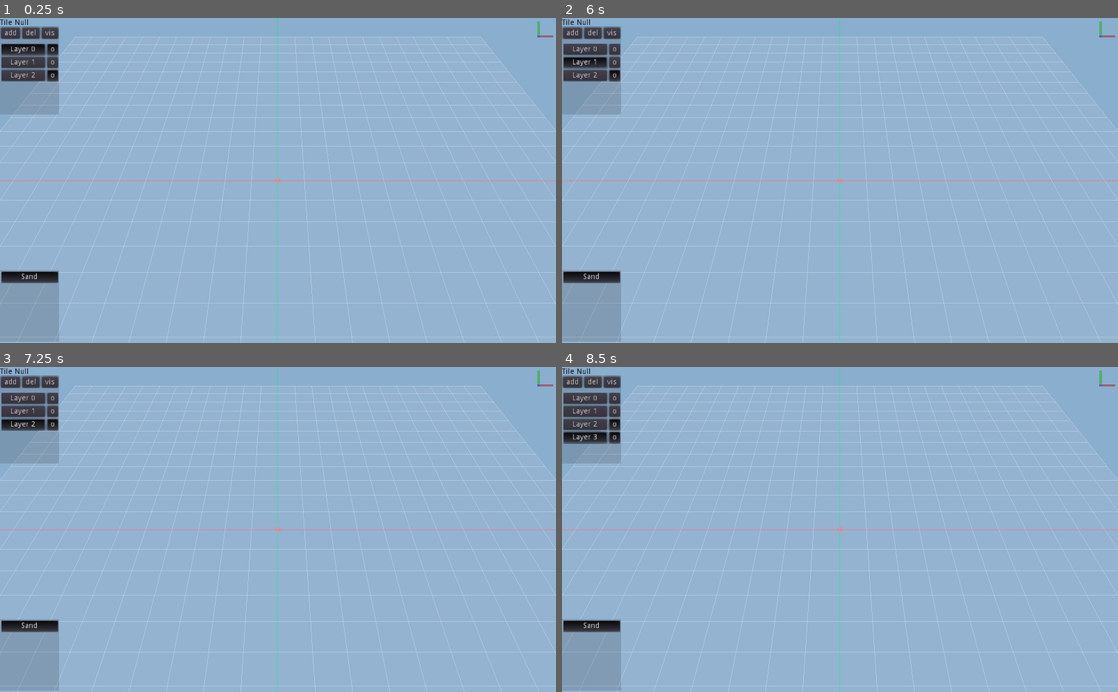
Above: before the commit, frames 1-4 (two rows, left to right).
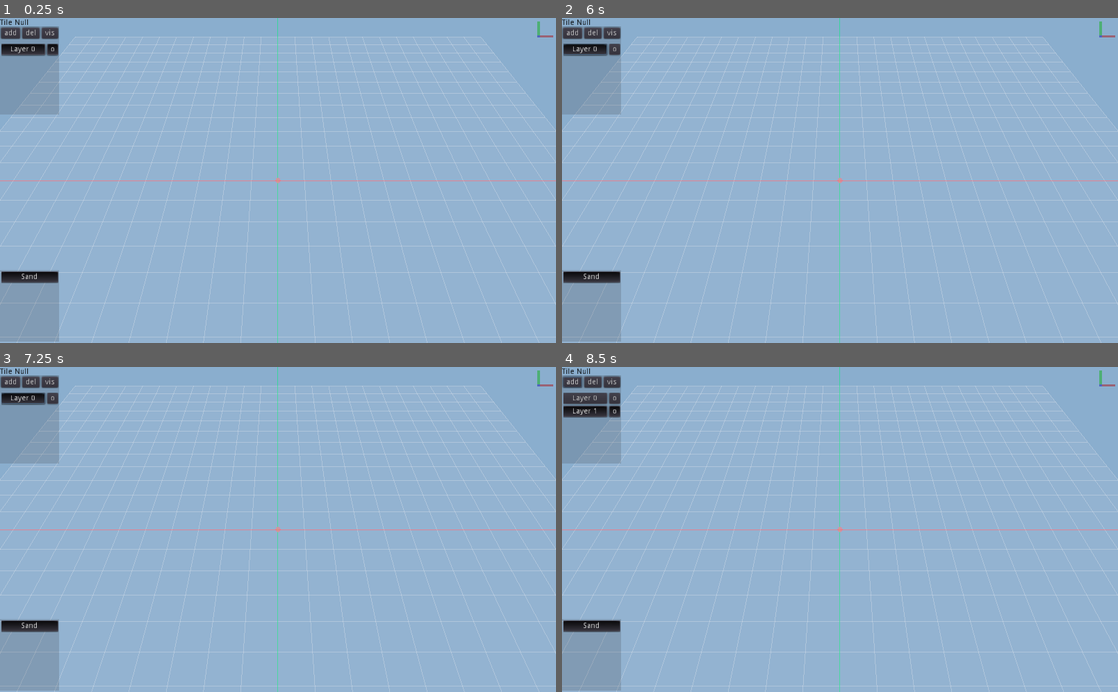
Above: after the commit, the same moments.

Repository: erlend-sh/good-south
Game: Godot game, scene res://Spatial.tscn
The game is run twice, just before and just after one commit, with the same random seed, the same clock (stepped at 60 frames per second) and the same inputs.
Inputs (mouse positions are in pixels of both pictures, inside the frame that each line leads up to):
- Up to frame 1 (0.25 s): no input
- Up to frame 2 (6 s): click "add" at 0.5 s; click "del" at 1.25 s; click "vis" at 2 s; click "Sand" at 2.75 s; click "vis" at 3.5 s; click "Layer 0" at 4.25 s; click "o" at 5 s; click "Layer 1" (after the commit: "Layer 0") at 5.75 s
- Up to frame 3 (7.25 s): click "Layer 2" (after the commit: "Layer 0") at 6.5 s
- Up to frame 4 (8.5 s): click "add" at 7.25 s; click (584, 438) at 8 s, where only the run before the commit has a clickable "Layer 3"

The runs differ from the first frame. In frame 1, 0.9% of the frame differs, in the area x 0-100%, y 6-99%; in frame 2, 1.0%; in frame 3, 1.0%; in frame 4, 1.1%, in the area x 0-100%, y 2-99%.

Commit message:
Continues Drawing
added Continues drawing/erasing , cleaned some of the code

Diff:
--- a/Spatial.tscn
+++ b/Spatial.tscn
@@ -4,7 +4,7 @@
 [ext_resource path="res://src/scripts/camera.gd" type="Script" id=2]
 [ext_resource path="res://environment.tres" type="Environment" id=3]
 [ext_resource path="res://assets/meshes/Gizmo.mesh" type="ArrayMesh" id=4]
-[ext_resource path="res://LayersPanel.gd" type="Script" id=5]
+[ext_resource path="res://src/scripts/LayersPanel.gd" type="Script" id=5]
 [ext_resource path="res://assets/materials/default.material" type="Material" id=6]
 [ext_resource path="res://assets/meshes/TileIndecator.tres" type="PlaneMesh" id=7]
 
--- a/project.godot
+++ b/project.godot
@@ -10,7 +10,7 @@
 
 [application]
 
-config/name="GoodNorth"
+config/name="Good South"
 run/main_scene="res://Spatial.tscn"
 config/icon="res://icon.png"
 
--- a/src/scripts/Global.gd
+++ b/src/scripts/Global.gd
@@ -9,24 +9,14 @@
 var layers_panel : PanelContainer
 var layers_container : VBoxContainer
 var cam : MeshInstance
+var tiles_scroll : ScrollContainer
 var cur_layer := 0
 var layers_panel_visible := true
 var sorted_layers := []
-var cur_brush = 'sand'
 var tiles = {}
-var tiles_scroll : ScrollContainer
-
 
 var layers := {
 	'layer000': {
-		'tiles': {},
-		'visibility': true
-		},
-	'layer001': {
-		'tiles': {},
-		'visibility': false
-		},
-	'layer002': {
 		'tiles': {},
 		'visibility': true
 		}
@@ -69,9 +59,8 @@
 
 func _ready() -> void:
 	tiles = tileset_dir_contents('res://assets/meshes/tileset/')
-	print(tiles)
 	yield(get_tree(), 'idle_frame')
-	print('global_ready')
+	print_debug('global_ready')
 	for i in tiles.keys().size():
 		var _tile_button = tile_button.instance()
 		tiles_scroll.add_child(_tile_button)
@@ -116,7 +105,6 @@
 		else:
 			child.connect('toggled', layers_panel, '_on_layer_visibility_toggled', [child])
 			child.pressed = true
-	#print(layers.keys())
 
 func del_layer():
 	var _layer_ind = layers_group.get_pressed_button().get_parent().get_index()
@@ -130,7 +118,6 @@
 		_temp_layers['layer%s' % str(i).pad_zeros(3)] = layers[sorted_layers[i]]
 		layers_container.get_child(i).get_child(0).text = 'Layer %s' % i
 	layers = _temp_layers
-	print(layers)
 
 func sort_layers():
 	sorted_layers = layers.keys()
--- a/LayersPanel.gd
+++ b/src/scripts/LayersPanel.gd
@@ -9,7 +9,7 @@
 onready var layers_group = preload('res://src/Groups/LayersGroup.tres') as ButtonGroup
 
 func _ready() -> void:
-	print('layers_ready')
+	print_debug('layers_ready')
 	G.layers_panel = self
 	G.layers_container = layers_container
 	G.layers_group = layers_group
--- a/src/scripts/camera.gd
+++ b/src/scripts/camera.gd
@@ -10,6 +10,7 @@
 const CUR_TILE_ROT := 3
 const _dirs := [Vector3.LEFT, Vector3.FORWARD, Vector3.RIGHT, Vector3.BACK]
 
+
 onready var cam = get_node('3dCam') as Camera
 onready var tilemap = get_node('../TileMap3D') as Node
 onready var ray = get_node('../RayCast') as RayCast
@@ -17,6 +18,9 @@
 onready var gizmo_cam = get_node('../CanvasLayer/UI/Viewport/Viewport/Cam') as Spatial
 onready var tile_label = get_node('../CanvasLayer/UI/VBox/Tile') as Label
 
+
+var is_drawing = false
+var is_erasing = false
 var _trans := translation
 var _rot := rotation_degrees
 var is_rotating := false
@@ -57,7 +61,7 @@
 
 func draw_tile():
 	if has_same_tile(tile_pos):
-		print('same_tile')
+		print_debug('same_tile')
 		return
 	var _tile = tile_indecator.duplicate()
 	tilemap.add_child(_tile)
@@ -77,7 +81,6 @@
 		cur_tile, # tile name ie: solo/corner/middle/edge/solo_edge/solo_corner
 		tile_indecator.rotation_degrees # Mesh Rotation
 		]
-	print(G.layers)
 
 func remove_tile():
 	if has_tile(tile_pos):
@@ -100,7 +103,6 @@
 					for j in _dirs.size():
 						if has_same_tile(tile_pos + _dirs[i] + _dirs[j]):
 							neighs_of_neighs[i][j] = true
-					#prints( "NON", i , neighs_of_neighs[i])
 					var _tile_name = ''
 					var _tile = MeshInstance.new()
 					tilemap.add_child(_tile)
@@ -112,85 +114,71 @@
 							_tile_name = 'solo'
 						# case one
 						[true, false, false, false]: # has left neigh
-							#print('has_left')
 							_tile.mesh = G.tiles[cur_tile_name]['solo_edge']
 							_tile.rotation_degrees.y = 0
 							_tile_name = 'solo_edge'
 						[false, true, false, false]: # has forward neigh
-							#print('has_forward')
 							_tile.mesh = G.tiles[cur_tile_name]['solo_edge']
 							_tile.rotation_degrees.y = -90
 							_tile_name = 'solo_edge'
 						[false, false, true, false]: # has right neigh
-							#print('has_right')
 							_tile.mesh = G.tiles[cur_tile_name]['solo_edge']
 							_tile.rotation_degrees.y = 180
 							_tile_name = 'solo_edge'
 						[false, false, false, true]: # has back neigh
-							#print('has_back')
 							_tile.mesh = G.tiles[cur_tile_name]['solo_edge']
 							_tile.rotation_degrees.y = 90
 							_tile_name = 'solo_edge'
 						# case two
 						[true, true, false, false]: # has left and forward neighs
-							#print('has_left_forward')
 							_tile.mesh = G.tiles[cur_tile_name]['corner']
 							_tile.rotation_degrees.y = 0
 							_tile_name = 'corner'
 						[true, false, true, false]: # has left and right neighs
-							#print('has_left_right')
 							_tile.mesh = G.tiles[cur_tile_name]['solo_middle']
 							_tile.rotation_degrees.y = 0
 							_tile_name = 'solo_middle'
 						[true, false, false, true]: # has left and back neighs
-							#print('has_left_back')
 							_tile.mesh = G.tiles[cur_tile_name]['corner']
 							_tile.rotation_degrees.y = 90
 							_tile_name = 'corner'
 						[false, true, true, false]: # has forward and right neighs
-							#print('has_forward_right')
 							_tile.mesh = G.tiles[cur_tile_name]['corner']
 							_tile.rotation_degrees.y = -90
 							_tile_name = 'corner'
 						[false, true, false, true]: # has forward and back neighs
-							#print('has_forward_back')
 							_tile.mesh = G.tiles[cur_tile_name]['solo_middle']
 							_tile.rotation_degrees.y = 90
 							_tile_name = 'solo_middle'
 						[false, false, true, true]: # has right and back neighs
-							#print('has_right_back')
 							_tile.mesh = G.tiles[cur_tile_name]['corner']
 							_tile.rotation_degrees.y = 180
 							_tile_name = 'corner'
 						# case three
 						[true, true, true, false]: # has left, right and forward neighs
-							#print('has_left_forward_right')
 							_tile.mesh = G.tiles[cur_tile_name]['edge']
 							_tile.rotation_degrees.y = -90
 							_tile_name = 'edge'
 						[false, true, true, true]: # has forward, right and back neighs
-							#print('has_forward_right_back')
 							_tile.mesh = G.tiles[cur_tile_name]['edge']
 							_tile.rotation_degrees.y = 180
 							_tile_name = 'edge'
 						[true, false, true, true]: # has left, right and back neighs
-							#print('has_left_right_back')
 							_tile.mesh = G.tiles[cur_tile_name]['edge']
 							_tile.rotation_degrees.y = 90
 							_tile_name = 'edge'
 						[true, true, false, true]: # has left, forward and back neighs
-							#print('has_left_forward_back')
 							_tile.mesh = G.tiles[cur_tile_name]['edge']
 							_tile.rotation_degrees.y = 0
 							_tile_name = 'edge'
 						# case four
 						[true, true, true, true]: # has all neighs
-							#print('has_all')
 							_tile.mesh = G.tiles[cur_tile_name]['middle']
 							_tile.rotation_degrees.y = 0
 							_tile_name = 'middle'
 						_:
-							prints('something else !', neighs_of_neighs[i])
+							print_debug('something else !')
+							pass
 					_tile.translation = get_tiles()[tile_pos + _dirs[i]][CUR_TILE_NODE].translation
 					get_tiles()[tile_pos + _dirs[i]][CUR_TILE_NODE].free()
 					get_tiles()[tile_pos + _dirs[i]] = [
@@ -200,6 +188,7 @@
 						_tile.rotation_degrees
 					]
 
+
 func _input(event: InputEvent) -> void:
 	if Input.is_action_pressed('shift') && !is_rotating:
 		if !shift_pressed:
@@ -219,14 +208,20 @@
 		if event.button_index == BUTTON_LEFT:
 			if event.is_pressed():
 				if !is_rotating && !is_panning && tile_indecator.visible == true:
-					print('draw')
+					is_drawing = true
 					draw_tile()
+			else:
+				is_drawing = false
 
 		if event.button_index == BUTTON_RIGHT:
 			if event.is_pressed():
 				if !is_rotating && !is_panning && tile_indecator.visible == true:
-					print('remove')
+					is_erasing = true
 					remove_tile()
+					tile_indecator.mesh = G.plane_tile
+			else:
+				is_erasing = false
+				cur_pos = -Vector3.ONE
 
 		if event.button_index == BUTTON_MIDDLE:
 			if event.is_pressed():
@@ -309,92 +304,78 @@
 					for i in _dirs.size():
 						if has_same_tile(tile_pos + _dirs[i]):
 							neighbors[i] = true
-					prints('N', neighbors)
 					if neighbors.has(true):
 						has_backup = true
 						for i in neighbors.size():
 							match neighbors:
 								# case one
 								[true, false, false, false]: # has left neigh
-									print('has_left')
 									tile_indecator.mesh = G.tiles[cur_tile_name]['solo_edge']
 									tile_indecator.rotation_degrees.y = 0
 									cur_tile = 'solo_edge'
 								[false, true, false, false]: # has forward neigh
-									print('has_forward')
 									tile_indecator.mesh = G.tiles[cur_tile_name]['solo_edge']
 									tile_indecator.rotation_degrees.y = -90
 									cur_tile = 'solo_edge'
 								[false, false, true, false]: # has right neigh
-									print('has_right')
 									tile_indecator.mesh = G.tiles[cur_tile_name]['solo_edge']
 									tile_indecator.rotation_degrees.y = 180
 									cur_tile = 'solo_edge'
 								[false, false, false, true]: # has back neigh
-									print('has_back')
 									tile_indecator.mesh = G.tiles[cur_tile_name]['solo_edge']
 									tile_indecator.rotation_degrees.y = 90
 									cur_tile = 'solo_edge'
 								# case two
 								[true, true, false, false]: # has left and forward neighs
-									print('has_left_forward')
 									tile_indecator.mesh = G.tiles[cur_tile_name]['corner']
 									tile_indecator.rotation_degrees.y = 0
 									cur_tile = 'corner'
 								[true, false, true, false]: # has left and right neighs
-									print('has_left_right')
 									tile_indecator.mesh = G.tiles[cur_tile_name]['solo_middle']
 									tile_indecator.rotation_degrees.y = 0
 									cur_tile = 'solo_middle'
 								[true, false, false, true]: # has left and back neighs
-									print('has_left_back')
 									tile_indecator.mesh = G.tiles[cur_tile_name]['corner']
 									tile_indecator.rotation_degrees.y = 90
 									cur_tile = 'corner'
 								[false, true, true, false]: # has forward and right neighs
-									print('has_forward_right')
 									tile_indecator.mesh = G.tiles[cur_tile_name]['corner']
 									tile_indecator.rotation_degrees.y = -90
 									cur_tile = 'corner'
 								[false, true, false, true]: # has forward and back neighs
-									print('has_forward_back')
 									tile_indecator.mesh = G.tiles[cur_tile_name]['solo_middle']
 									tile_indecator.rotation_degrees.y = 90
 									cur_tile = 'solo_middle'
 								[false, false, true, true]: # has right and back neighs
-									print('has_right_back')
 									tile_indecator.mesh = G.tiles[cur_tile_name]['corner']
 									tile_indecator.rotation_degrees.y = 180
 									cur_tile = 'corner'
 								# case three
 								[true, true, true, false]: # has left, right and forward neighs
-									print('has_left_forward_right')
 									tile_indecator.mesh = G.tiles[cur_tile_name]['edge']
 									tile_indecator.rotation_degrees.y = -90
 									cur_tile = 'edge'
 								[false, true, true, true]: # has forward, right and back neighs
-									print('has_forward_right_back')
 									tile_indecator.mesh = G.tiles[cur_tile_name]['edge']
 									tile_indecator.rotation_degrees.y = 180
 									cur_tile = 'edge'
 								[true, false, true, true]: # has left, right and back neighs
-									print('has_left_right_back')
 									tile_indecator.mesh = G.tiles[cur_tile_name]['edge']
 									tile_indecator.rotation_degrees.y = 90
 									cur_tile = 'edge'
 								[true, true, false, true]: # has left, forward and back neighs
-									print('has_left_forward_back')
 									tile_indecator.mesh = G.tiles[cur_tile_name]['edge']
 									tile_indecator.rotation_degrees.y = 0
 									cur_tile = 'edge'
 								# case four
 								[true, true, true, true]: # has all neighs
-									print('has_all')
 									tile_indecator.mesh = G.tiles[cur_tile_name]['middle']
 									tile_indecator.rotation_degrees.y = 0
 									cur_tile = 'middle'
 								_:
-									prints('something else !', neighbors[i])
+									print_debug('something else !')
+									pass
+
 
 							if neighbors[i]:
 								for j in _dirs.size():
@@ -403,7 +384,6 @@
 										continue
 									if has_same_tile(tile_pos + _dirs[i] + _dirs[j]):
 										neighs_of_neighs[i][j] = true
-								#prints( "NON", i , neighs_of_neighs[i])
 								var _tile_name = ''
 								tiles_backup[i] = get_tiles()[tile_pos + _dirs[i]][CUR_TILE_NODE]
 								tiles_backup[i].hide()
@@ -414,85 +394,71 @@
 								match neighs_of_neighs[i]:
 									# case one
 									[true, false, false, false]: # has left neigh
-										#print('has_left')
 										_tile.mesh = G.tiles[cur_tile_name]['solo_edge']
 										_tile.rotation_degrees.y = 0
 										_tile_name = 'solo_edge'
 									[false, true, false, false]: # has forward neigh
-										#print('has_forward')
 										_tile.mesh = G.tiles[cur_tile_name]['solo_edge']
 										_tile.rotation_degrees.y = -90
 										_tile_name = 'solo_edge'
 									[false, false, true, false]: # has right neigh
-										#print('has_right')
 										_tile.mesh = G.tiles[cur_tile_name]['solo_edge']
 										_tile.rotation_degrees.y = 180
 										_tile_name = 'solo_edge'
 									[false, false, false, true]: # has back neigh
-										#print('has_back')
 										_tile.mesh = G.tiles[cur_tile_name]['solo_edge']
 										_tile.rotation_degrees.y = 90
 										_tile_name = 'solo_edge'
 									# case two
 									[true, true, false, false]: # has left and forward neighs
-										#print('has_left_forward')
 										_tile.mesh = G.tiles[cur_tile_name]['corner']
 										_tile.rotation_degrees.y = 0
 										_tile_name = 'corner'
 									[true, false, true, false]: # has left and right neighs
-										#print('has_left_right')
 										_tile.mesh = G.tiles[cur_tile_name]['solo_middle']
 										_tile.rotation_degrees.y = 0
 										_tile_name = 'solo_middle'
 									[true, false, false, true]: # has left and back neighs
-										#print('has_left_back')
 										_tile.mesh = G.tiles[cur_tile_name]['corner']
 										_tile.rotation_degrees.y = 90
 										_tile_name = 'corner'
 									[false, true, true, false]: # has forward and right neighs
-										#print('has_forward_right')
 										_tile.mesh = G.tiles[cur_tile_name]['corner']
 										_tile.rotation_degrees.y = -90
 										_tile_name = 'corner'
 									[false, true, false, true]: # has forward and back neighs
-										#print('has_forward_back')
 										_tile.mesh = G.tiles[cur_tile_name]['solo_middle']
 										_tile.rotation_degrees.y = 90
 										_tile_name = 'solo_middle'
 									[false, false, true, true]: # has right and back neighs
-										#print('has_right_back')
 										_tile.mesh = G.tiles[cur_tile_name]['corner']
 										_tile.rotation_degrees.y = 180
 										_tile_name = 'corner'
 									# case three
 									[true, true, true, false]: # has left, right and forward neighs
-										#print('has_left_forward_right')
 										_tile.mesh = G.tiles[cur_tile_name]['edge']
 										_tile.rotation_degrees.y = -90
 										_tile_name = 'edge'
 									[false, true, true, true]: # has forward, right and back neighs
-										#print('has_forward_right_back')
 										_tile.mesh = G.tiles[cur_tile_name]['edge']
 										_tile.rotation_degrees.y = 180
 										_tile_name = 'edge'
 									[true, false, true, true]: # has left, right and back neighs
-										#print('has_left_right_back')
 										_tile.mesh = G.tiles[cur_tile_name]['edge']
 										_tile.rotation_degrees.y = 90
 										_tile_name = 'edge'
 									[true, true, false, true]: # has left, forward and back neighs
-										#print('has_left_forward_back')
 										_tile.mesh = G.tiles[cur_tile_name]['edge']
 										_tile.rotation_degrees.y = 0
 										_tile_name = 'edge'
 									# case four
 									[true, true, true, true]: # has all neighs
-										#print('has_all')
 										_tile.mesh = G.tiles[cur_tile_name]['middle']
 										_tile.rotation_degrees.y = 0
 										_tile_name = 'middle'
 									_:
-										prints('something else !', neighs_of_neighs[i])
+										print_debug('something else !')
+										pass
 								tiles_to_set[tile_pos + _dirs[i]] = [
 									_tile,
 									cur_tile_name,
@@ -504,8 +470,15 @@
 						tile_indecator.rotation_degrees.y = 0
 						cur_tile = 'solo'
 				else: # has same tile
-					print('same tile')
+					print_debug('same_tile')
+					pass
+			if is_drawing:
+				draw_tile()
+			if is_erasing:
+				remove_tile()
+				tile_indecator.mesh = G.plane_tile
 			cur_pos = tile_pos
+
 
 func _on_UI_mouse_enter_exit(entered: bool) -> void:
 	get_tree().paused = entered
--- a/src/scripts/tilemap.gd
+++ b/src/scripts/tilemap.gd
@@ -89,9 +89,9 @@
 	grid.begin(Mesh.PRIMITIVE_LINES)
 	var s = _size
 	for i in range(s + 1):
-		grid.add_vertex(Vector3(i - s/2, height * level -0.0005, -s/2))
-		grid.add_vertex(Vector3(i - s/2, height * level -0.0005,  s/2))
-		grid.add_vertex(Vector3(-s/2, height * level -0.0005, i -s/2))
-		grid.add_vertex(Vector3( s/2, height * level -0.0005, i -s/2))
+		grid.add_vertex(Vector3(i - s/2, level, -s/2))
+		grid.add_vertex(Vector3(i - s/2, level,  s/2))
+		grid.add_vertex(Vector3(-s/2, level , i -s/2))
+		grid.add_vertex(Vector3( s/2, level , i -s/2))
 	grid.end()
 	plane.translation.y = level
